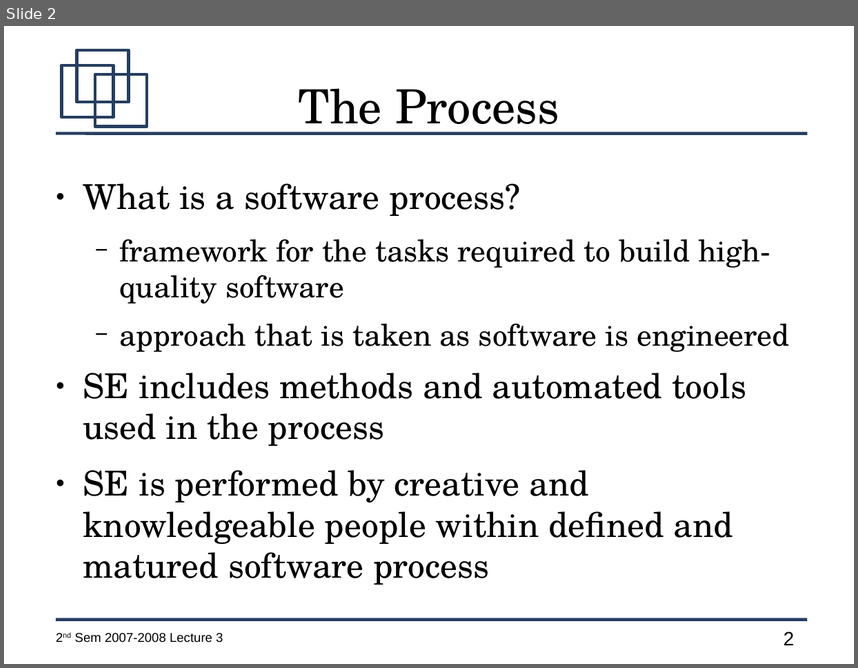
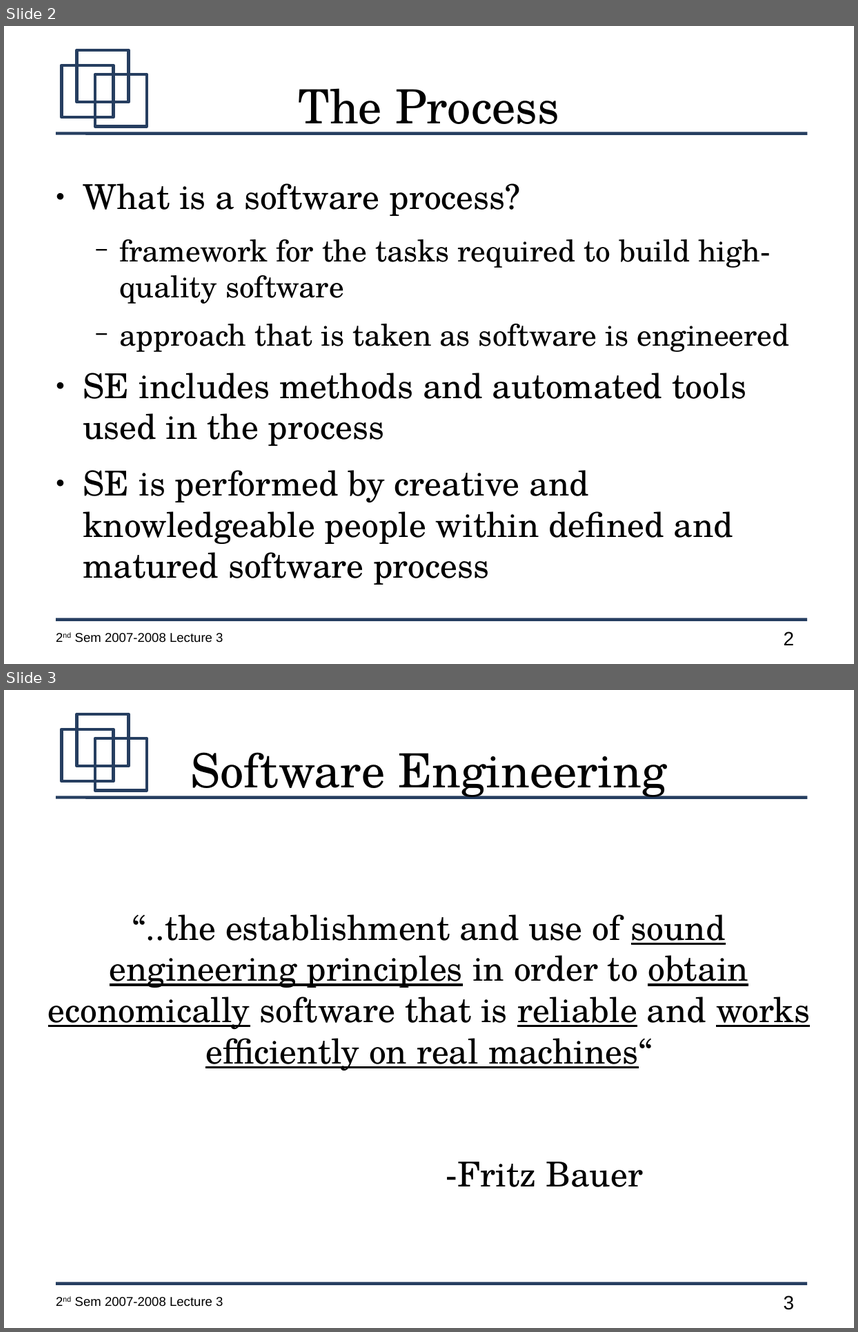
Before and after one commit to jachermocilla/jach-homepage, a slide deck: CMSC128-2nd-Sem-2007-L3.odp. Shown one above the other, each under a label of ours: slide 2 before the commit, slides 2 and 3 after it. The pictures are 858x668 and 858x1332 pixels, drawn with LibreOffice and Linux fonts; fonts in the diff are those of the drawing. Boxes give left, top, right and bottom in pixels: in the first picture for what was removed or moved away, otherwise in the second. Text is boxed around its words. In the diff, an @@ line names an element or a change of style, - is before the commit and + after.

```diff
--- a/CMSC128-2nd-Sem-2007-L3.odp
+++ b/CMSC128-2nd-Sem-2007-L3.odp
@@ slide 3 added at bbox=[4, 690, 854, 1328], background #FFFFFF; not listed: 7 template elements that a slide beside it also shows @@
@@ title added at bbox=[191, 752, 666, 799], 44 pt, text #000000 @@
+Software Engineering
@@ subtitle added at bbox=[48, 914, 810, 1187], 32 pt, text #000000, underline @@
+“..the establishment and use of sound engineering principles in order to obtain economically software that is reliable and works efficiently on real machines“
+-Fritz Bauer
```
Also in this commit, not shown: 10 other slides added.
